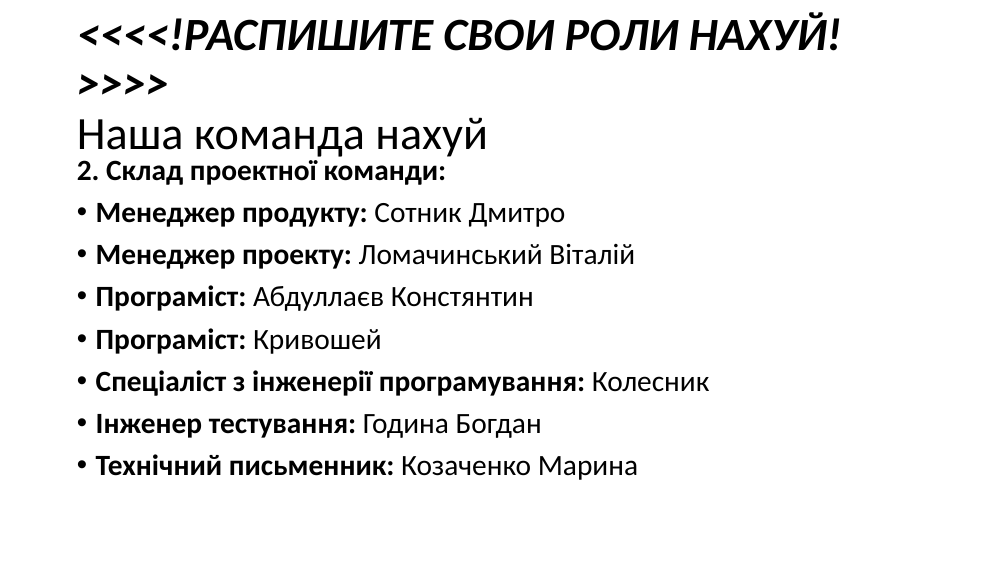
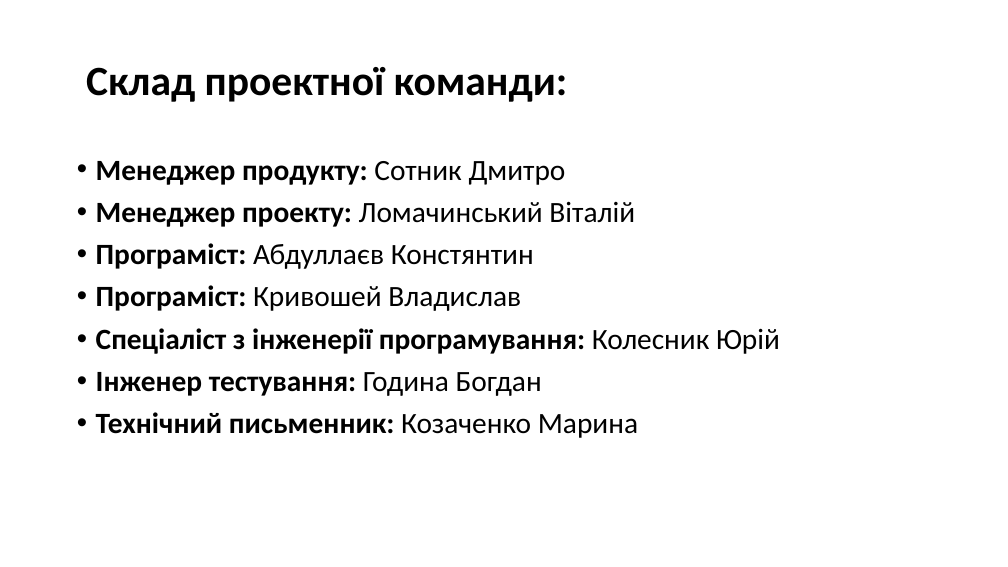
Before and after one commit to d3mage/elektronna_kafedra, a slide deck: slide 3 of elektronna_kafedra.pptx. Drawn at 1008x567 pixels with LibreOffice and Linux fonts; fonts in the diff are those of the drawing. Boxes give left, top, right and bottom in pixels: in the first picture for what was removed or moved away, otherwise in the second. Text is boxed around its words. In the diff, an @@ line names an element or a change of style, - is before the commit and + after.

```diff
--- a/elektronna_kafedra.pptx
+++ b/elektronna_kafedra.pptx
@@ title at [86, 67, 568, 102]: text changed; size 44 to 39.6 pt; italic off @@
-<<<<!РАСПИШИТЕ СВОИ РОЛИ НАХУЙ!>>>>
-Наша команда нахуй
+Склад проектної команди:
@@ text at [77, 155, 447, 185]: paragraph removed @@
-2. Склад проектної команди:
@@ text at [96, 285, 780, 354]: text changed @@
-• Програміст: Кривошей
-• Спеціаліст з інженерії програмування: Колесник
+• Програміст: Кривошей Владислав
+• Спеціаліст з інженерії програмування: Колесник Юрій
```
Also in this commit, not shown: 2 other slides changed, 1 slide added.
